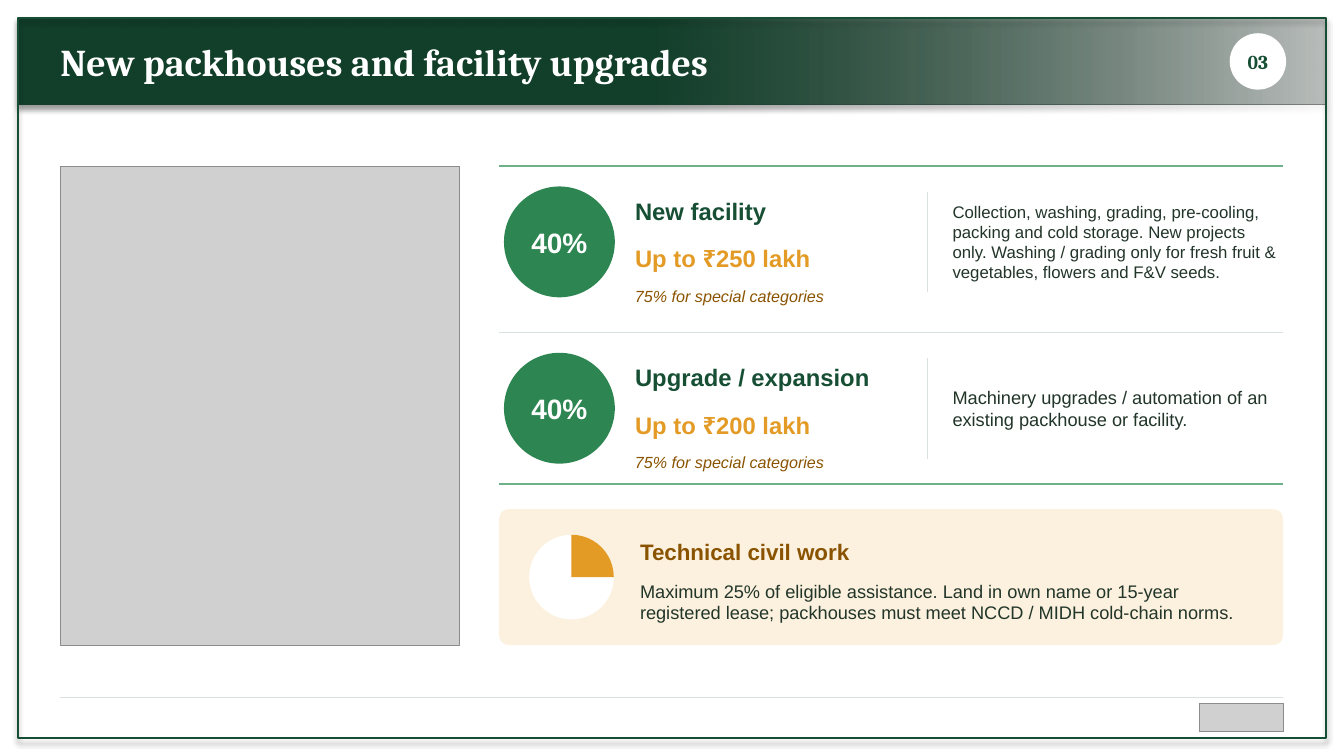
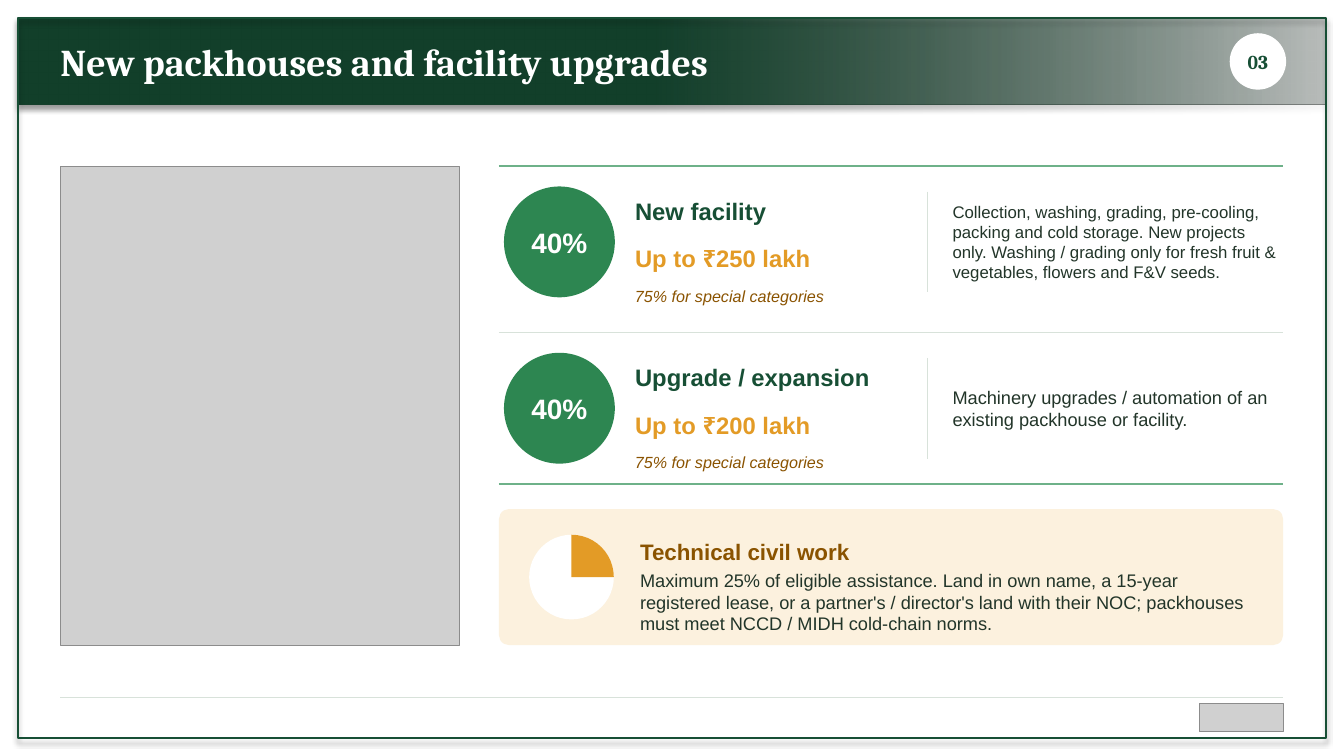
Before and after one commit to BantheFox012/FM, a slide deck: slide 5 of APEDA_BKNY.pptx. Drawn at 1344x756 pixels with LibreOffice and Linux fonts; fonts in the diff are those of the drawing; grey boxes stand for pictures. Boxes give left, top, right and bottom in pixels: in the first picture for what was removed or moved away, otherwise in the second. Text is boxed around its words. In the diff, an @@ line names an element or a change of style, - is before the commit and + after.

```diff
--- a/APEDA_BKNY.pptx
+++ b/APEDA_BKNY.pptx
@@ text at (640,573,1243,630): text changed @@
-Maximum 25% of eligible assistance. Land in own name or 15-year registered lease; packhouses must meet NCCD / MIDH cold-chain norms.
+Maximum 25% of eligible assistance. Land in own name, a 15-year registered lease, or a partner's / director's land with their NOC; packhouses must meet NCCD / MIDH cold-chain norms.
```
Also in this commit, not shown: 1 other slide changed.
